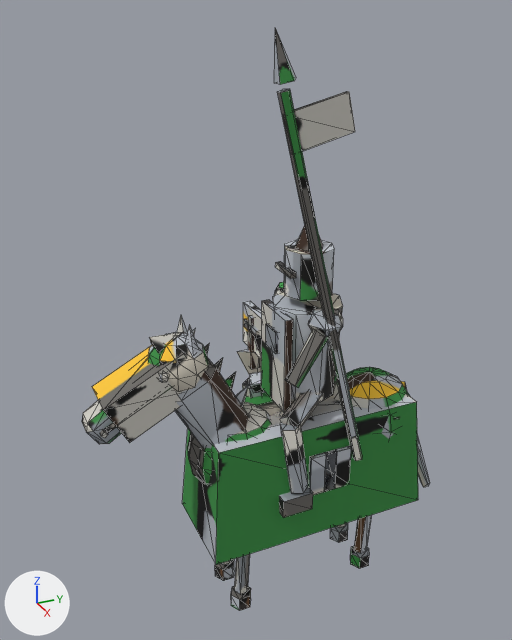
Before and after pictures for a commit that changed the glTF model game/assets/models/assault_dl3_green.glb.
One viewpoint serves both versions: a 50 mm camera at (0.853, -0.467, 0.922) aimed at (-0.034, -0.068, 0.478). The axes (+X, +Y, +Z) are drawn at lower left. The lights are the same throughout. The picture after the commit comes second. Mesh edges are drawn as thin lines. Vertices at exactly the same position are counted once.

Names of what the first picture shows: 'assault_dl3_green'.
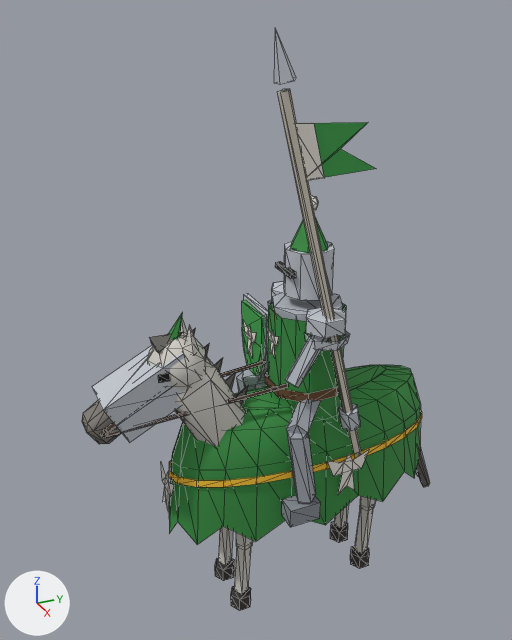
What differs and where, as boxes [x1, y1, x2, y2] in the pictures (512 x 640 px; the box of a moved part takes in the faces that stretch with it):
part 1 of me_cube, added
    after: [158, 372, 170, 383]
part 2 of me_cube, added (mostly hidden)
    after: [168, 312, 183, 340]
part 3 of me_cube, moved or reshaped
    before: [242, 378, 262, 398]
    after: [236, 372, 256, 393]
part 4 of me_cube, moved or reshaped
    before: [280, 423, 308, 493]
    after: [287, 431, 316, 503]
part 5 of me_cube, moved or reshaped
    before: [279, 487, 313, 517]
    after: [282, 495, 321, 527]
part 6 of me_cube, added (mostly hidden)
    after: [271, 281, 285, 303]
part 7 of me_cube, added
    after: [306, 307, 346, 339]
part 8 of me_cube, added (green)
    after: [291, 217, 327, 253]
part 9 of me_cube, added
    after: [311, 195, 318, 211]
part 10 of me_cube, rebuilt
    before: [249, 372, 264, 393]
    after: [242, 369, 268, 387]
part 11 of me_cube, rebuilt
    before: [280, 391, 323, 429]
    after: [286, 399, 321, 436]
part 12 of me_cube, rebuilt
    before: [243, 301, 262, 359]
    after: [241, 300, 265, 376]
part 13 of me_cube, rebuilt (7% wider)
    before: [182, 376, 418, 565]
    after: [169, 365, 421, 545]
part 14 of me_cube, deleted
    before: [159, 225, 351, 495]
part 15 of me_cube, moved or reshaped
    before: [148, 282, 410, 594]
    after: [106, 293, 422, 594]
part 16 of me_cube, moved or reshaped
    before: [294, 91, 355, 151]
    after: [296, 122, 376, 181]
part 17 of me_cube, surface changed
    both: [82, 28, 430, 611]

The edits, one by one:
me_cube is used by ob_assault_dl3_green; location (0.0, 0.0, 0.0).
me_cube had 957 vertices, 1642 faces and spanned x -0.111..0.088, y -0.343..0.257, z 0.0..0.889.
me_cube now has 890 vertices, 1337 faces and spans x -0.124..0.112, y -0.343..0.257, z 0.0..0.889.
me_cube part 1: a new loose piece, a box spanning x 0.023..0.035, y -0.243..-0.227, z 0.446..0.458, in mat_baked (picture img_bake).
me_cube part 2: the loose piece of 6 vertices spanning x 0.059..0.085, y -0.092..-0.064, z 0.828..0.889 is copied, and the copy is turned -36.7 degrees about the x axis through its middle, then moved by (-0.072, -0.122, -0.364); it spans x -0.013..0.013, y -0.227..-0.193, z 0.467..0.528.
me_cube part 3: the loose piece of 10 vertices spanning x -0.088..-0.054, y -0.075..-0.03, z 0.233..0.352 is moved by (-0.024, 0.0, 0.0).
me_cube part 4: the loose piece of 10 vertices spanning x 0.054..0.088, y -0.075..-0.03, z 0.233..0.352 is moved by (0.024, 0.0, 0.0).
me_cube part 5: the loose piece of 8 vertices spanning x 0.057..0.087, y -0.077..-0.027, z 0.2..0.23 is moved by (0.024, 0.0, 0.0).
me_cube part 6: a new loose piece, a UV sphere (6 segments, 3 rings, poles along z) spanning x -0.083..-0.031, y -0.032..0.032, z 0.477..0.523, in mat_baked (picture img_bake).
me_cube part 7: a new loose piece, a UV sphere (6 segments, 3 rings, poles along z) spanning x 0.031..0.083, y -0.032..0.032, z 0.477..0.523, in mat_baked (picture img_bake).
me_cube part 8: a new loose piece, a 6-sided cone pointing to +z spanning x -0.026..0.026, y -0.03..0.03, z 0.595..0.655, in mat_baked (picture img_bake).
me_cube part 9: a new loose piece, a UV sphere (6 segments, 4 rings, poles along z) spanning x -0.01..0.01, y -0.012..0.012, z 0.646..0.67, in mat_baked (picture img_bake).
me_cube part 10: the loose piece of 10 vertices spanning x -0.082..-0.017, y -0.07..0.008, z 0.337..0.386 is rebuilt with 10 vertices and now spans x -0.104..-0.02, y -0.072..0.011, z 0.337..0.387.
me_cube part 11: the loose piece of 10 vertices spanning x 0.017..0.082, y -0.07..0.008, z 0.337..0.386 is rebuilt with 10 vertices and now spans x 0.02..0.104, y -0.072..0.011, z 0.337..0.387.
me_cube part 12: the loose piece of 8 vertices spanning x -0.111..-0.039, y -0.056..-0.044, z 0.405..0.475 is rebuilt with 18 vertices and now spans x -0.118..-0.042, y -0.056..-0.048, z 0.35..0.475.
me_cube part 13: the loose piece of 8 vertices spanning x -0.078..0.078, y -0.185..0.185, z 0.14..0.33 is rebuilt with 96 vertices and now spans x -0.083..0.083, y -0.232..0.232, z 0.155..0.368.
me_cube part 14: 7 loose pieces with 79 vertices, spanning x -0.075..0.075, y -0.244..0.045, z 0.215..0.645, are deleted.
me_cube part 15: 4 vertices moved from x -0.024..0.048, y -0.128..0.102, z 0.13 to x -0.023..0.049, y -0.125..0.105, z 0.122; 486 vertices removed from x -0.1..0.08, y -0.25..0.198, z 0.029..0.521; 318 vertices added at x -0.124..0.094, y -0.32..0.228, z 0.029..0.502.
me_cube part 16: 8 vertices removed from x 0.069..0.075, y -0.08..0.02, z 0.745..0.815; 13 vertices added at x 0.069..0.075, y -0.071..0.057, z 0.71..0.782.
me_cube part 17: 479 kept faces spanning x -0.072..0.085, y -0.343..0.257, z 0.0..0.889 get new texture (UV) coordinates.
Other edits to the shape of me_cube do not show in these pictures.
